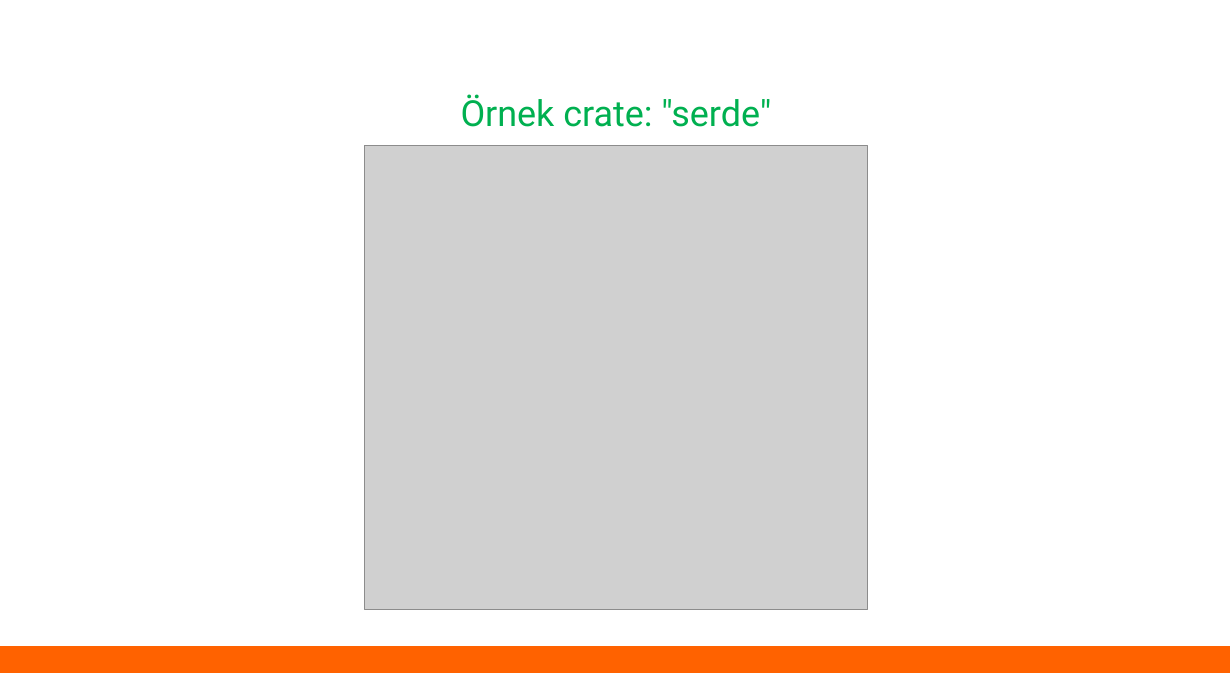
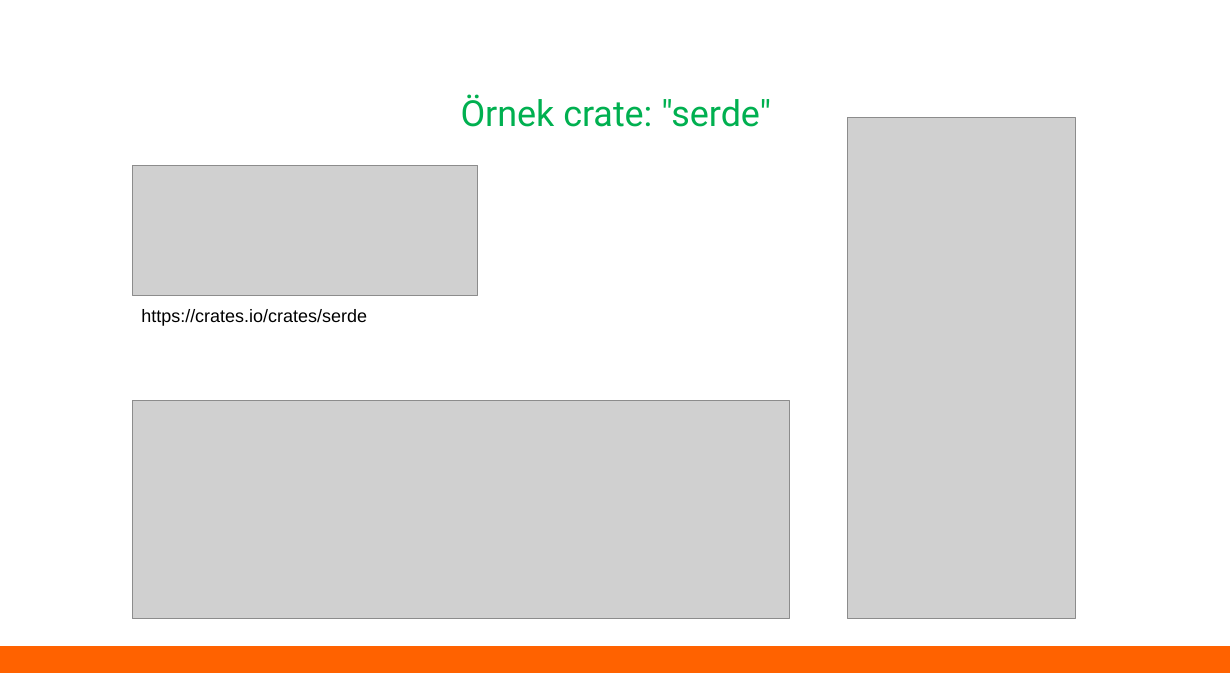
Before and after one commit to eminfedar/rust-tr-ders-slaytlari, a slide deck: slide 12 of rust_egitim_3_crates_tests.odp. Drawn at 1232x693 pixels with LibreOffice and Linux fonts; fonts in the diff are those of the drawing; grey boxes stand for pictures. Boxes give left, top, right and bottom in pixels: in the first picture for what was removed or moved away, otherwise in the second. Text is boxed around its words. In the diff, an @@ line names an element or a change of style, - is before the commit and + after.

```diff
--- a/rust_egitim_3_crates_tests.odp
+++ b/rust_egitim_3_crates_tests.odp
@@ text "Örnek crate: "serde"" at <box>461,94,771,127</box>: less space between paragraphs @@
@@ picture added at <box>848,118,1076,619</box> @@
@@ picture: place and size @@
-picture at <box>364,145,868,609</box>
+picture at <box>132,165,478,296</box>
@@ text added at <box>141,309,367,326</box>, 14 pt, text #000000 @@
+https://crates.io/crates/serde
@@ picture added at <box>132,400,789,618</box> @@
```
Also in this commit, not shown: 13 other slides changed, 3 slides added, 2 slides removed, 5 other files.
